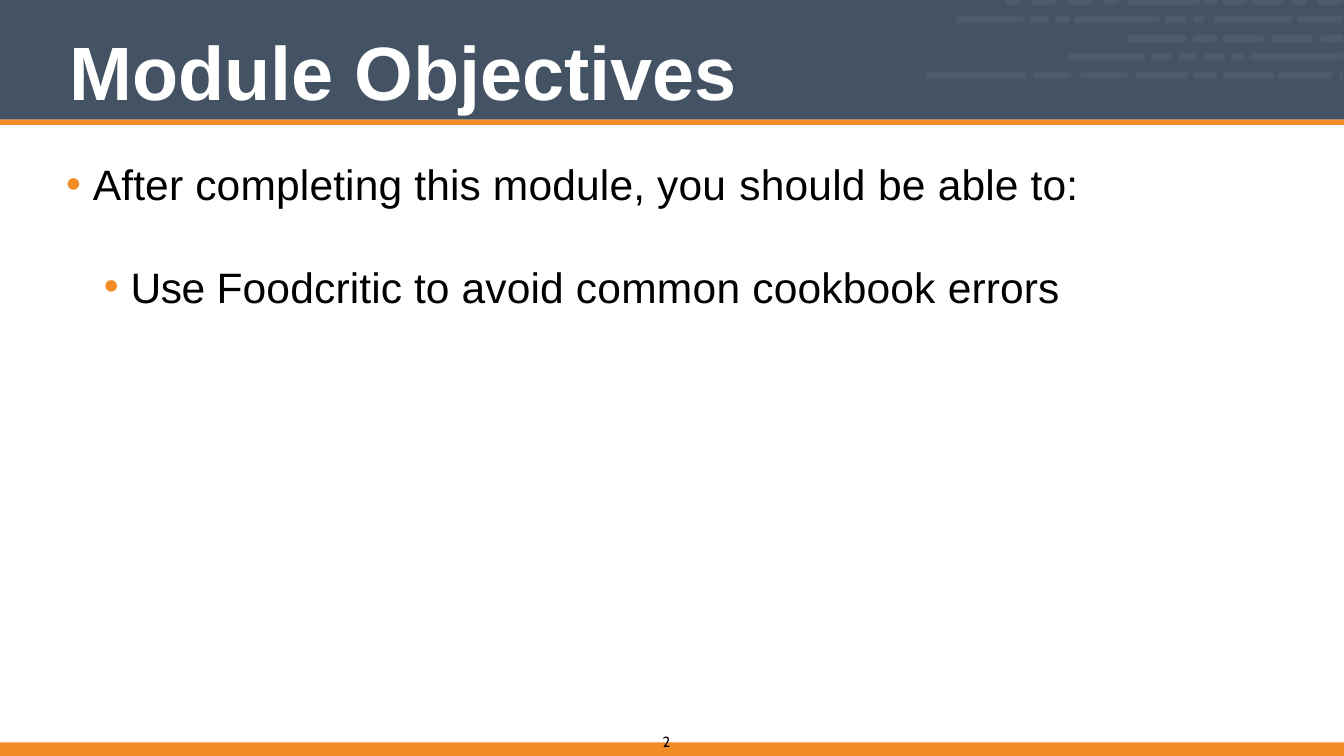
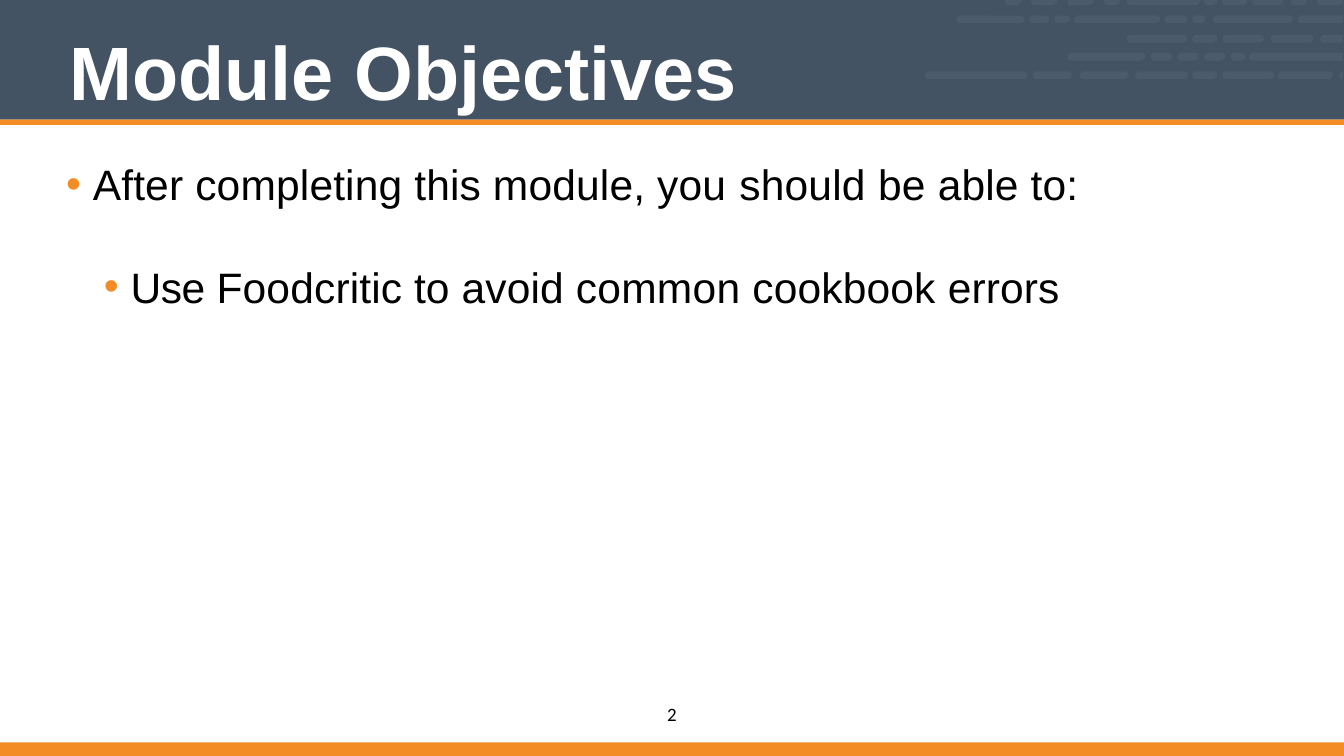
Before and after one commit to vinyar/chef-intermediate, a slide deck: slide 2 of Modules/10-Chef_Intermediate.pptx. Drawn at 1344x756 pixels with LibreOffice and Linux fonts; fonts in the diff are those of the drawing. Boxes give left, top, right and bottom in pixels: in the first picture for what was removed or moved away, otherwise in the second. Text is boxed around its words. In the diff, an @@ line names an element or a change of style, - is before the commit and + after.

Commit message:
Completed Updates to Module 10

```diff
--- a/Modules/10-Chef_Intermediate.pptx
+++ b/Modules/10-Chef_Intermediate.pptx
@@ page number: place and size @@
-page number at [663,734,671,747]
+page number at [667,708,677,721]
@@ page number at [667,708,677,721]: size 14 to 18 pt, font Cabin to Calibri; alignment left to centre; indent changed @@
```
Also in this commit, not shown: 13 other slides changed.
